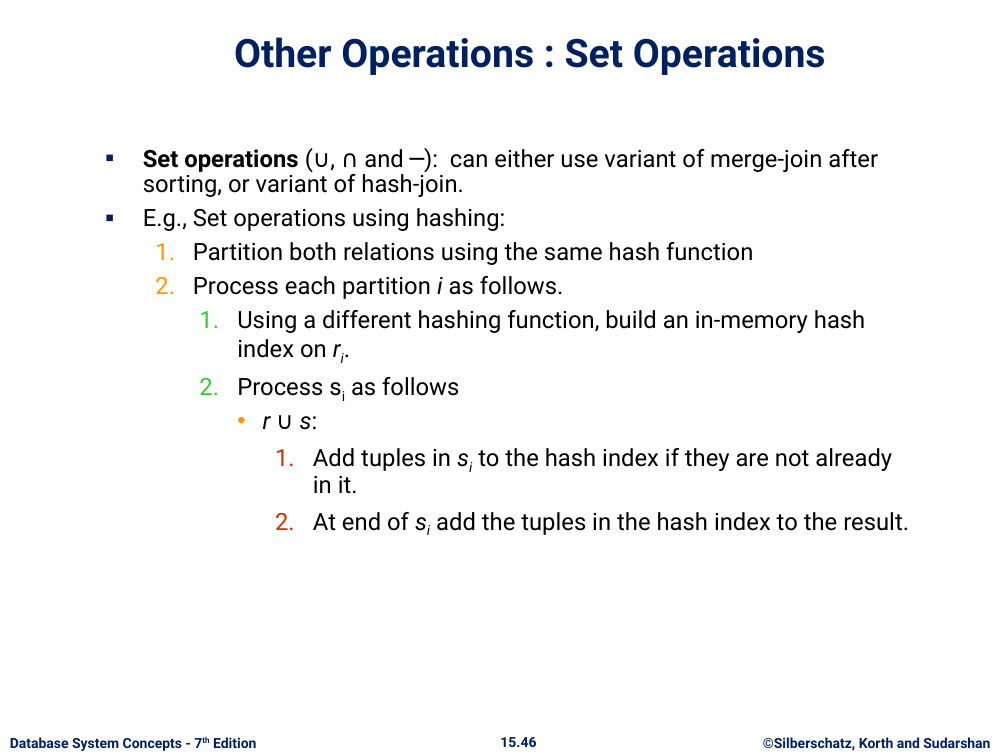
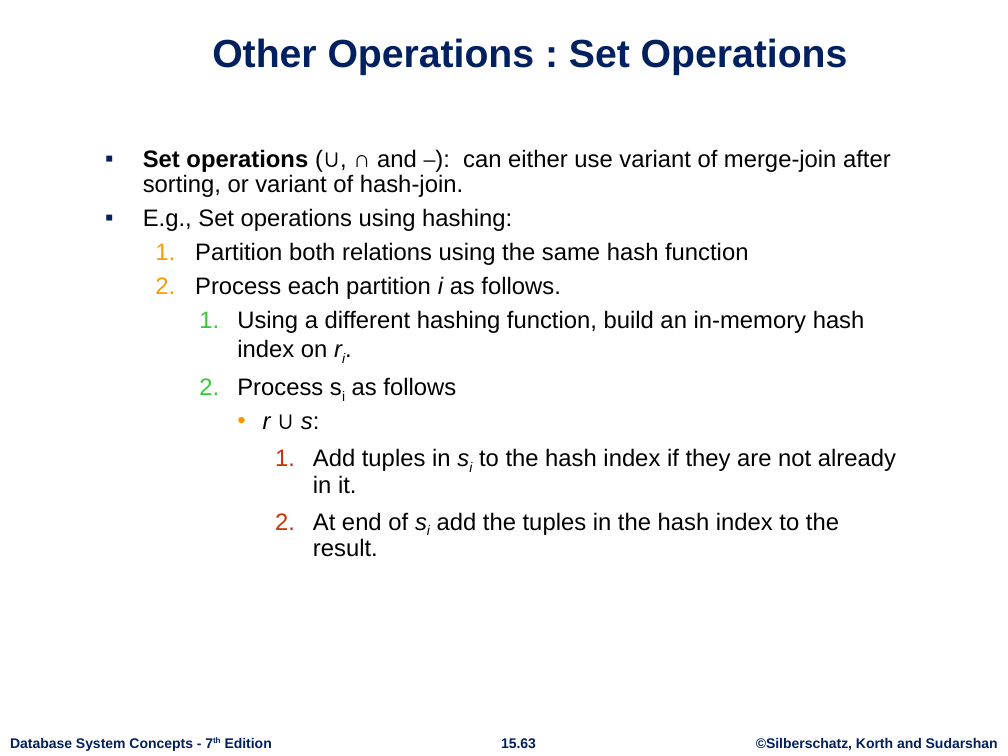
Before and after one commit to rizveeredwan/course-contents, a slide deck: slide 63 of CSE-3104/ch15.pptx (slide 46 before the commit). Drawn at 1008x756 pixels with LibreOffice and Linux fonts; fonts in the diff are those of the drawing; background and template pictures are left out. Boxes give left, top, right and bottom in pixels: in the first picture for what was removed or moved away, otherwise in the second. Text is boxed around its words. In the diff, an @@ line names an element or a change of style, - is before the commit and + after.

```diff
--- a/CSE-3104/ch15.pptx
+++ b/CSE-3104/ch15.pptx
@@ title "Other Operations : Set Operations" at (212,38,848,75): font Roboto to Arial @@
@@ text at (143,149,891,197): text changed; font Roboto to Arial @@
-▪ Set operations (∪, ∩ and ─): can either use variant of merge-join after sorting, or variant of hash-join.
+▪ Set operations (∪, ∩ and ⎯): can either use variant of merge-join after sorting, or variant of hash-join.
@@ text at (143,208,896,557): font Roboto to Arial in "E.g., Set operations using hashing:", "1. Partition both relations using the same ...", "2. Process each partition i as follows.", "Using a different hashing function, build an ..." and 4 more places @@
@@ text "Database System Concepts - 7th ..." at (10,738,272,751): font Roboto to Arial; less space between paragraphs @@
@@ page number at (501,738,536,748): text changed; font Roboto to Arial @@
-15.46
+15.63
@@ text "©Silberschatz, Korth and Sudarshan" at (756,738,998,751): font Roboto to Arial; less space between paragraphs @@
```
Also in this commit, not shown: 62 other slides changed, 17 slides added.
